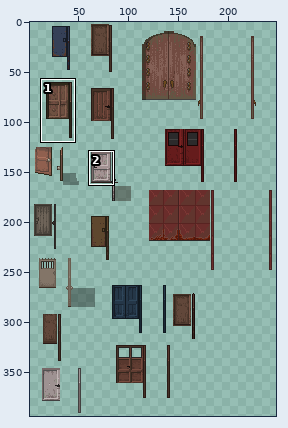
Edited in one commit: sprite sheet (asset/images/building/door.png). Above, an overview of the earlier version with the close-up marked.
Close-up. Before the commit:
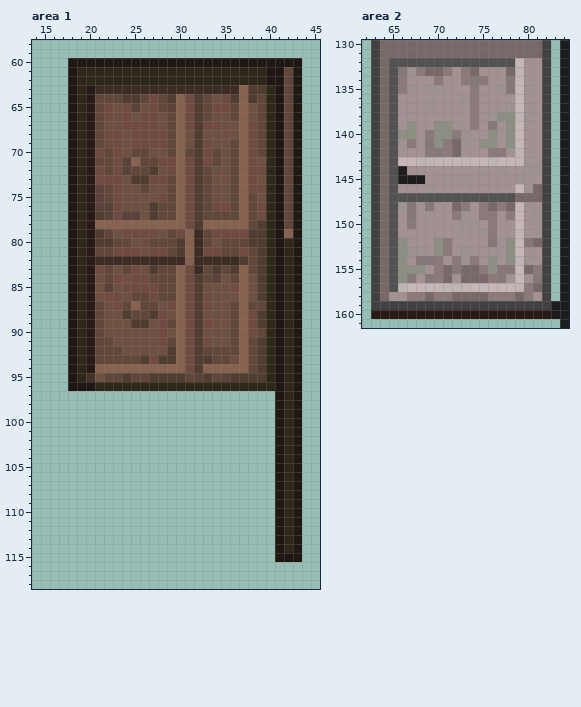
The file is 249x394 pixels. Colours within 5 levels of each other are drawn and written as one. Shown: area 1: x 14..45, y 58..118; area 2: x 62..84, y 130..161. The wide view leaves out empty margins. The commit also changed other parts of the picture, which this record leaves out.
After the commit:
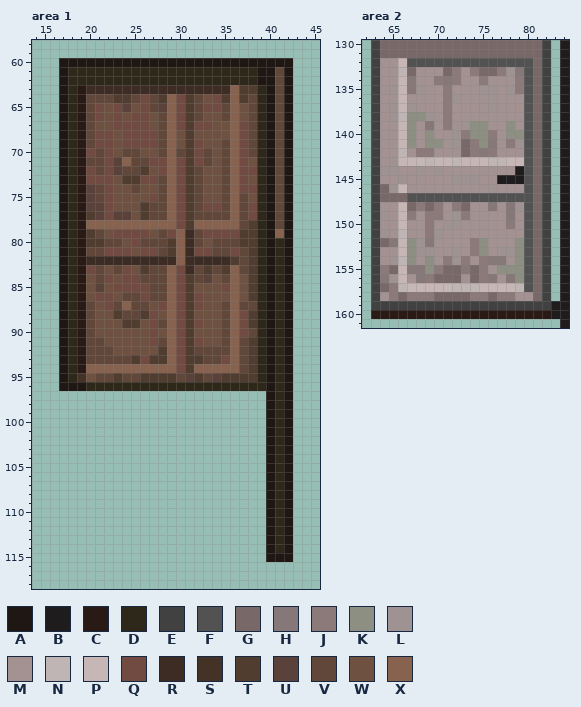
Palette (. is transparent): A #1f1713  B #1e1c1c  C #291a16  D #2e281a  E #424141  F #525252  G #796868  H #867878  J #8c7979  K #8e8f83  L #9e9292  M #a49292  N #c0b5b5  P #c6b6b6  Q #714b41  R #3c2c24  S #453227  T #513c30  U #5a423a  V #61473a  W #6e5141  X #86624f
Change:
Changed rows in their new state; - is an unchanged pixel.
Area 1:
first column x 17:
 60 A-------------------------.
 61 AD--------------------A-VA.
 62 AD--------------------A-VA.
 63 ADCR---------------XT-DAVA.
 64 ADCV--T-VQVTXQTVWQTXTVDAVA.
 65 ADCVQWQUWQVUXQTVQ-VXWVDAVA.
 66 ADCVQWQWQ-WVXQTVW-VXWVDAVA.
 67 ADCVW-Q---WVXQTQ-W-XQVDAVA.
 68 ADCVQ-WQ---VXWTW---XQVDAVA.
 69 ADCVQ-WQ---VXWTQW-VXQVDAVA.
 70 ADCQVQWV-W-VXVTQVWVXQVDAVA.
 71 ADCV-QUXV-Q-XQTQVWVXQWDAVA.
 72 ADCQVQUV-TWQXQTVW-VXQ-DAVA.
 73 ADCQ--WT-Q-VXQTVW-VXQWDAVA.
 74 ADCUVQW-VW-VXQTVW-VXQ-DAVA.
 75 ADCUVQW---QVXQTVW-VXVWDAVA.
 76 ADCU-QW--TV-XQTVQ-VXVQDAVA.
 77 ADCTUQU-WTV-XQTV---XVQDAVA.
 78 ADCX---------QTX----VTDAVA.
 79 ADCTVWQ---WVQXRVQ---T-DAXA.
 80 ADCT-V-WQV--TXRVWV--T-DADA.
 81 ADCV-Q--WQ-VTXRQ-V-QVTDADA.
 82 ADCR---------XR----TVTDADA.
 83 ADCQVWVQWTV-XQRVTVTXVTDADA.
 84 ADCWVQWQ-V--XQTVUWVXWTDADA.
 85 ADCWUWQ---V-XQTW--QXWTDADA.
 86 ADCWQ-WV-QV-XQTQW--XWTDADA.
 87 ADCVWQVXV-WQXQTQW-VXV-DADA.
 88 ADCVW-TV-TQWXQTW--VXQTDADA.
 89 ADCVW--T-WQVXQTQW-VXQTDADA.
 90 ADCVW-----QWXQTW--VXQVDADA.
 91 ADCV-W----QVXQTQW-VXVTDADA.
 92 ADCV--W----TXQTV---XVTDADA.
 93 ADCV----TQT-XQT-V-QXVTDADA.
 94 ADCX---------QTX----VTDADA.
 95 ADSWV-TV-T---VUTVUT---DADA.
 96 A--D-------------------ADA.
 97 -----------------------ADA.
 98 -----------------------ADA.
 99 -----------------------ADA.
100 -----------------------ADA.
101 -----------------------ADA.
102 -----------------------ADA.
103 -----------------------ADA.
104 -----------------------ADA.
105 -----------------------ADA.
106 -----------------------ADA.
107 -----------------------ADA.
108 -----------------------ADA.
109 -----------------------ADA.
110 -----------------------ADA.
111 -----------------------ADA.
112 -----------------------ADA.
113 -----------------------ADA.
114 -----------------------ADA.
115 -----------------------A--.
Area 2:
first column x 64:
132 MMP------------FFG
133 MMNGMMMGJMJGGJLHFG
134 MMPH---HJMM---MJFG
135 MLPHLMMJ--MLLMLJFG
136 MMP--M-JLMM-L--MFG
137 MLPL-M-J--M-L-MMFG
138 MLNKKL-J--M-MMMMFG
139 MMP--HMJMLKKM--MFG
140 MMP--KMMLJKKJ--KFG
141 MMPK-K-MLGJ-H-JLFG
142 MMN-J-MMMGJH-M-MFG
143 ML--P---NP---N--FG
144 LLM-L-L----M-M-BFG
145 MMLMM--M--L--BBBFG
146 -LP--M------L--MF-
147 -GG------------FF-
148 MMPGJGJ-JG-MHMHLFG
149 LMPJ-JJ-LJ-MM-HMFG
150 MMPM-J-LLMM-M-JMFG
151 LMN--JL----MM--MFG
152 -HPKLHMM--JKMMMKF-
153 MMPK-LMMLMJKM-LKFG
154 MLNKMKMJLJMJHHMKFG
155 JGPHHK--GH--MKKKFG
156 HLPMHJG-GM-JHMHKFG
157 -J-----P--N-----F-
158 MJG--JGG--JJG--MMG
Changed places in both close-ups, as pixel boxes (x1, y1, x2, y2):
changed: (59, 58, 302, 562)
changed: (380, 58, 542, 301)
